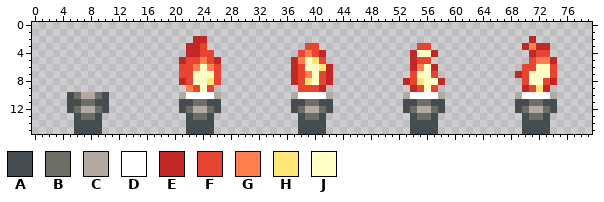
Sprite sheet, stored at Leore/Content/torch.png. The picture above is the old version.
The file is 80x16 pixels.
Palette (. is transparent): A #464d50  B #6e6e67  C #b2aaa1  D #ffffff  E #bf2824  F #e74431  G #ff804d  H #ffe777  J #ffffc6
Once edited:
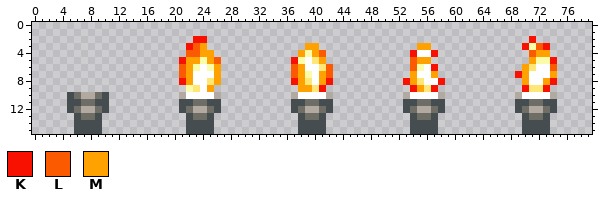
Colours new in this view: K #f81100  L #fc5a00  M #ffa100
Difference:
colour G: #ff804d -> #fbfcaa
y 2: x 23..24 EE -> KK; x 71 E -> K
y 3: x 22..24 EEF -> KLM; x 39..40 FF -> MM; x 55..56 FF -> MM; x 70 E -> K; x 72..73 EE -> LK
y 4: x 22..25 EEFF -> LLMM; x 38 F -> M; x 40..41 FE -> ML; x 54..57 EJJE -> KDDK; x 71..73 EFF -> LMM
y 5: x 21..23 EFF -> KMM; x 25..26 FE -> ML; x 37 E -> K; x 39 J -> D; x 41 F -> M; x 54..56 EFF -> LMM; x 71 F -> M; x 74 E -> K
y 6: x 21..22 FF -> LM; x 24 J -> D; x 26 F -> M; x 37..40 EFJJ -> LMDD; x 42 E -> L; x 54 E -> L; x 56..57 JE -> DK; x 70..74 FFJJF -> MHDDL
y 7: x 21..26 FFJJJF -> LMDDDM; x 37..38 EF -> LM; x 40..42 JFE -> DML; x 54..57 FJJF -> MDDM; x 69..74 EFJJJF -> KMDDDM
y 8: x 21..24 EFJJ -> KMDD; x 26 F -> M; x 37..38 EF -> KM; x 40..42 JFE -> DMK; x 53..54 EF -> KM; x 56..58 JJE -> DDK; x 70..74 FJJFE -> MDDMK
y 9: x 23..25 FJF -> HDM; x 38..41 FFFE -> MMHK; x 54..57 EFJF -> KMHK; x 70..71 EF -> KH; x 73 E -> K
Changed places in both pictures, as pixel boxes (x1, y1, x2, y2):
changed: (179, 36, 221, 92)
changed: (515, 36, 557, 92)
changed: (291, 43, 333, 92)
changed: (403, 43, 445, 92)
